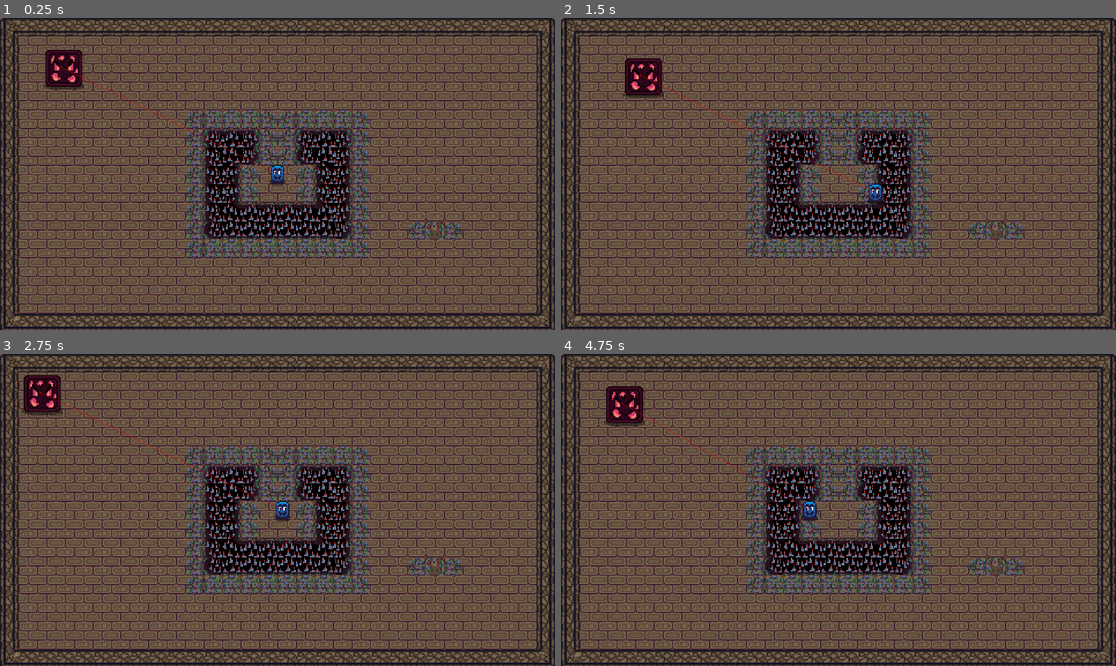
Above: before the commit, frames 1-4 (two rows, left to right).
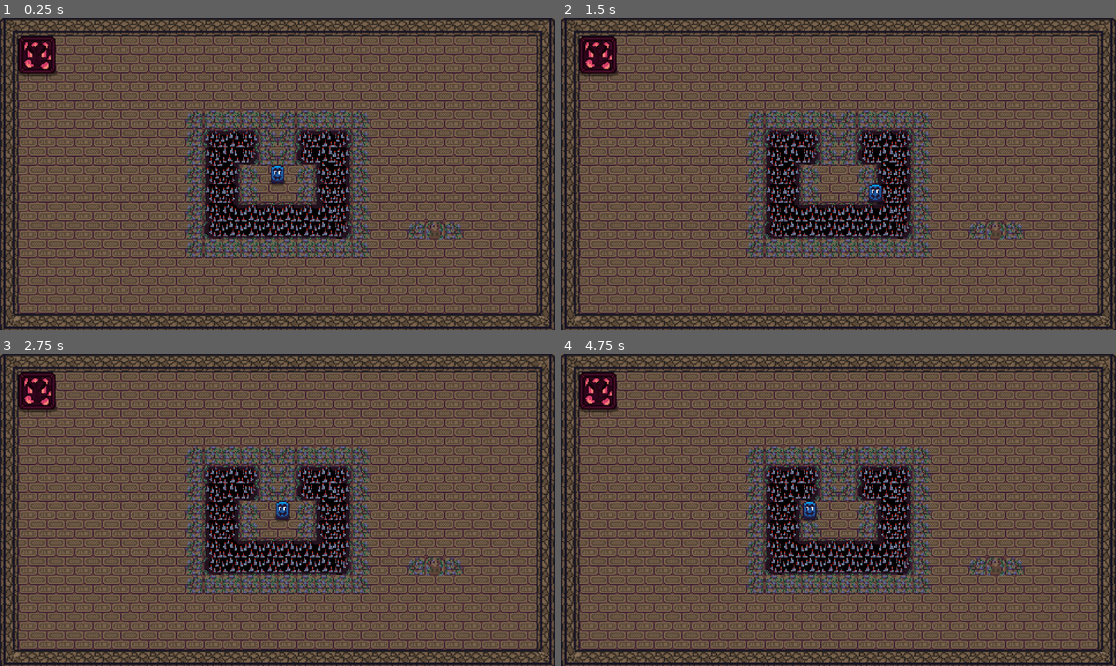
Above: after the commit, the same moments.

Repository: Azriel14/SwitchBot-2--The-Dangers-of-the-Tomb
Game: Godot game, scene res://Scenes/Stages/test.tscn
The game is run twice, just before and just after one commit, with the same random seed, the same clock (stepped at 60 frames per second) and the same inputs.
Inputs:
- Up to frame 1 (0.25 s): no input
- Up to frame 2 (1.5 s): hold Right (ui_right) 0.53-1.28 s; hold Down (ui_down) from 1.28 s (still down)
- Up to frame 3 (2.75 s): tap Enter at 2 s; release Down (ui_down) at 2.03 s; hold Right (ui_right) from 2.03 s (still down)
- Up to frame 4 (4.75 s): release Right (ui_right) at 2.78 s; hold Up (ui_up) 2.78-3.53 s; hold Left (ui_left) from 3.53 s (still down)

The runs differ from the first frame. In frame 1, 1.5% of the frame differs, in the area x 3-51%, y 5-51%; in frame 2, 1.8%, in the area x 3-57%, y 5-57%; in frame 3, 0.8%; in frame 4, 1.6%.

Commit message:
Nearly finished enemy movement

Diff:
--- a/Scenes/Stages/test.tscn
+++ b/Scenes/Stages/test.tscn
@@ -6,11 +6,30 @@
 [ext_resource type="Texture2D" uid="uid://b2v8pwi1bgb0g" path="res://Assets/Sprites/Wall.png" id="4_735j8"]
 [ext_resource type="Script" path="res://Scripts/Stage.gd" id="5_bpgt1"]
 
-[sub_resource type="NavigationPolygon" id="NavigationPolygon_ilaqe"]
-vertices = PackedVector2Array(1846, 1014, 74, 1014, 74, 74, 1846, 74)
+[sub_resource type="NavigationPolygon" id="NavigationPolygon_agmgd"]
+outlines = Array[PackedVector2Array]([PackedVector2Array(64, 64, 1856, 64, 1856, 1024, 64, 1024), PackedVector2Array(888, 504, 824, 504, 824, 648, 1096, 648, 1096, 504, 1028, 504, 1028, 392, 1208, 392, 1208, 760, 712, 760, 712, 392, 888, 392)])
+source_geometry_group_name = &"navigation_polygon_source_group"
+
+[sub_resource type="NavigationPolygon" id="NavigationPolygon_8vrns"]
+vertices = PackedVector2Array(-3, 8, -8, 8, -8, -8, -3, -8)
 polygons = Array[PackedInt32Array]([PackedInt32Array(0, 1, 2, 3)])
-outlines = Array[PackedVector2Array]([PackedVector2Array(64, 64, 64, 1024, 1856, 1024, 1856, 64)])
+outlines = Array[PackedVector2Array]([PackedVector2Array(-8, -8, -2.66667, -8, -2.66667, 8, -8, 8)])
 source_geometry_group_name = &"navigation_polygon_source_group"
+agent_radius = 0.0
+
+[sub_resource type="NavigationPolygon" id="NavigationPolygon_od5s0"]
+vertices = PackedVector2Array(8, 8, -8, 8, -8, -8, 8, -8)
+polygons = Array[PackedInt32Array]([PackedInt32Array(0, 1, 2, 3)])
+outlines = Array[PackedVector2Array]([PackedVector2Array(-8, -8, 8, -8, 8, 8, -8, 8)])
+source_geometry_group_name = &"navigation_polygon_source_group"
+agent_radius = 0.0
+
+[sub_resource type="NavigationPolygon" id="NavigationPolygon_v1yr8"]
+vertices = PackedVector2Array(8, 8, 3, 8, 3, -8, 8, -8)
+polygons = Array[PackedInt32Array]([PackedInt32Array(0, 1, 2, 3)])
+outlines = Array[PackedVector2Array]([PackedVector2Array(2.66667, -8, 8, -8, 8, 8, 2.66667, 8)])
+source_geometry_group_name = &"navigation_polygon_source_group"
+agent_radius = 0.0
 
 [sub_resource type="TileSetAtlasSource" id="TileSetAtlasSource_xpac2"]
 texture = ExtResource("3_fyoe7")
@@ -19,6 +38,7 @@
 1:1/0/physics_layer_0/angular_velocity = 0.0
 1:1/0/physics_layer_1/linear_velocity = Vector2(0, 0)
 1:1/0/physics_layer_1/angular_velocity = 0.0
+1:1/0/navigation_layer_0/polygon = SubResource("NavigationPolygon_od5s0")
 6:1/0 = 0
 6:1/0/terrain_set = 0
 6:1/0/terrain = 0
@@ -26,7 +46,7 @@
 6:1/0/physics_layer_0/angular_velocity = 0.0
 6:1/0/physics_layer_1/linear_velocity = Vector2(0, 0)
 6:1/0/physics_layer_1/angular_velocity = 0.0
-6:1/0/physics_layer_1/polygon_0/points = PackedVector2Array(-7, -7, 7, -6.98438, 7.00781, 7, -6.99219, 7.01563)
+6:1/0/physics_layer_1/polygon_0/points = PackedVector2Array(5.33333, -5.33333, 5.33333, 5.33333, -5.33333, 5.33333, -5.33333, -5.33333)
 6:1/0/terrains_peering_bit/right_side = 0
 6:1/0/terrains_peering_bit/bottom_right_corner = 0
 6:1/0/terrains_peering_bit/bottom_side = 0
@@ -40,7 +60,7 @@
 7:1/0/physics_layer_0/angular_velocity = 0.0
 7:1/0/physics_layer_1/linear_velocity = Vector2(0, 0)
 7:1/0/physics_layer_1/angular_velocity = 0.0
-7:1/0/physics_layer_1/polygon_0/points = PackedVector2Array(-7, -7, 7, -6.98438, 7.00781, 7, -6.99219, 7.01563)
+7:1/0/physics_layer_1/polygon_0/points = PackedVector2Array(-5.33333, -5.33333, 5.33333, -5.33333, 5.33333, 5.33333, -5.33333, 5.33333)
 7:1/0/terrains_peering_bit/bottom_side = 0
 7:1/0/terrains_peering_bit/bottom_left_corner = 0
 7:1/0/terrains_peering_bit/left_side = 0
@@ -52,6 +72,7 @@
 0:2/0/physics_layer_0/angular_velocity = 0.0
 0:2/0/physics_layer_1/linear_velocity = Vector2(0, 0)
 0:2/0/physics_layer_1/angular_velocity = 0.0
+0:2/0/navigation_layer_0/polygon = SubResource("NavigationPolygon_8vrns")
 1:2/0 = 0
 1:2/0/physics_layer_0/linear_velocity = Vector2(0, 0)
 1:2/0/physics_layer_0/angular_velocity = 0.0
@@ -62,11 +83,13 @@
 2:2/0/physics_layer_0/angular_velocity = 0.0
 2:2/0/physics_layer_1/linear_velocity = Vector2(0, 0)
 2:2/0/physics_layer_1/angular_velocity = 0.0
+2:2/0/navigation_layer_0/polygon = SubResource("NavigationPolygon_v1yr8")
 3:2/0 = 0
 3:2/0/physics_layer_0/linear_velocity = Vector2(0, 0)
 3:2/0/physics_layer_0/angular_velocity = 0.0
 3:2/0/physics_layer_1/linear_velocity = Vector2(0, 0)
 3:2/0/physics_layer_1/angular_velocity = 0.0
+3:2/0/navigation_layer_0/polygon = SubResource("NavigationPolygon_od5s0")
 4:2/0 = 0
 4:2/0/terrain_set = 0
 4:2/0/terrain = 0
@@ -74,7 +97,7 @@
 4:2/0/physics_layer_0/angular_velocity = 0.0
 4:2/0/physics_layer_1/linear_velocity = Vector2(0, 0)
 4:2/0/physics_layer_1/angular_velocity = 0.0
-4:2/0/physics_layer_1/polygon_0/points = PackedVector2Array(-7, -7, 7, -6.98438, 7.00781, 7, -6.99219, 7.01563)
+4:2/0/physics_layer_1/polygon_0/points = PackedVector2Array(-5.33333, -5.33333, 5.33333, -5.33333, 5.33333, 5.33333, -5.33333, 5.33333)
 4:2/0/terrains_peering_bit/right_side = 0
 4:2/0/terrains_peering_bit/bottom_right_corner = 0
 4:2/0/terrains_peering_bit/bottom_side = 0
@@ -86,7 +109,7 @@
 5:2/0/physics_layer_0/angular_velocity = 0.0
 5:2/0/physics_layer_1/linear_velocity = Vector2(0, 0)
 5:2/0/physics_layer_1/angular_velocity = 0.0
-5:2/0/physics_layer_1/polygon_0/points = PackedVector2Array(-7, -7, 7, -6.98438, 7.00781, 7, -6.99219, 7.01563)
+5:2/0/physics_layer_1/polygon_0/points = PackedVector2Array(-5.33333, -5.33333, 5.33333, -5.33333, 5.33333, 5.33333, -5.33333, 5.33333)
 5:2/0/terrains_peering_bit/right_side = 0
 5:2/0/terrains_peering_bit/bottom_right_corner = 0
 5:2/0/terrains_peering_bit/bottom_side = 0
@@ -100,7 +123,7 @@
 6:2/0/physics_layer_0/angular_velocity = 0.0
 6:2/0/physics_layer_1/linear_velocity = Vector2(0, 0)
 6:2/0/physics_layer_1/angular_velocity = 0.0
-6:2/0/physics_layer_1/polygon_0/points = PackedVector2Array(-7, -7, 7, -6.98438, 7.00781, 7, -6.99219, 7.01563)
+6:2/0/physics_layer_1/polygon_0/points = PackedVector2Array(-5.33333, -5.33333, 5.33333, -5.33333, 5.33333, 5.33333, -5.33333, 5.33333)
 6:2/0/terrains_peering_bit/right_side = 0
 6:2/0/terrains_peering_bit/bottom_right_corner = 0
 6:2/0/terrains_peering_bit/bottom_side = 0
@@ -116,7 +139,7 @@
 7:2/0/physics_layer_0/angular_velocity = 0.0
 7:2/0/physics_layer_1/linear_velocity = Vector2(0, 0)
 7:2/0/physics_layer_1/angular_velocity = 0.0
-7:2/0/physics_layer_1/polygon_0/points = PackedVector2Array(-7, -7, 7, -6.98438, 7.00781, 7, -6.99219, 7.01563)
+7:2/0/physics_layer_1/polygon_0/points = PackedVector2Array(-5.33333, -5.33333, 5.33333, -5.33333, 5.33333, 5.33333, -5.33333, 5.33333)
 7:2/0/terrains_peering_bit/right_side = 0
 7:2/0/terrains_peering_bit/bottom_right_corner = 0
 7:2/0/terrains_peering_bit/bottom_side = 0
@@ -132,7 +155,7 @@
 8:2/0/physics_layer_0/angular_velocity = 0.0
 8:2/0/physics_layer_1/linear_velocity = Vector2(0, 0)
 8:2/0/physics_layer_1/angular_velocity = 0.0
-8:2/0/physics_layer_1/polygon_0/points = PackedVector2Array(-7, -7, 7, -6.98438, 7.00781, 7, -6.99219, 7.01563)
+8:2/0/physics_layer_1/polygon_0/points = PackedVector2Array(-5.33333, -5.33333, 5.33333, -5.33333, 5.33333, 5.33333, -5.33333, 5.33333)
 8:2/0/terrains_peering_bit/bottom_side = 0
 8:2/0/terrains_peering_bit/bottom_left_corner = 0
 8:2/0/terrains_peering_bit/left_side = 0
@@ -144,7 +167,7 @@
 4:3/0/physics_layer_0/angular_velocity = 0.0
 4:3/0/physics_layer_1/linear_velocity = Vector2(0, 0)
 4:3/0/physics_layer_1/angular_velocity = 0.0
-4:3/0/physics_layer_1/polygon_0/points = PackedVector2Array(-7, -7, 7, -6.98438, 7.00781, 7, -6.99219, 7.01563)
+4:3/0/physics_layer_1/polygon_0/points = PackedVector2Array(-5.33333, -5.33333, 5.33333, -5.33333, 5.33333, 5.33333, -5.33333, 5.33333)
 4:3/0/terrains_peering_bit/right_side = 0
 4:3/0/terrains_peering_bit/top_side = 0
 4:3/0/terrains_peering_bit/top_right_corner = 0
@@ -156,7 +179,7 @@
 5:3/0/physics_layer_0/angular_velocity = 0.0
 5:3/0/physics_layer_1/linear_velocity = Vector2(0, 0)
 5:3/0/physics_layer_1/angular_velocity = 0.0
-5:3/0/physics_layer_1/polygon_0/points = PackedVector2Array(-7, -7, 7, -6.98438, 7.00781, 7, -6.99219, 7.01563)
+5:3/0/physics_layer_1/polygon_0/points = PackedVector2Array(-5.33333, -5.33333, 5.33333, -5.33333, 5.33333, 5.33333, -5.33333, 5.33333)
 5:3/0/terrains_peering_bit/right_side = 0
 5:3/0/terrains_peering_bit/left_side = 0
 5:3/0/terrains_peering_bit/top_left_corner = 0
@@ -170,7 +193,7 @@
 6:3/0/physics_layer_0/angular_velocity = 0.0
 6:3/0/physics_layer_1/linear_velocity = Vector2(0, 0)
 6:3/0/physics_layer_1/angular_velocity = 0.0
-6:3/0/physics_layer_1/polygon_0/points = PackedVector2Array(-7, -7, 7, -6.98438, 7.00781, 7, -6.99219, 7.01563)
+6:3/0/physics_layer_1/polygon_0/points = PackedVector2Array(-5.33333, -5.33333, 5.33333, -5.33333, 5.33333, 5.33333, -5.33333, 5.33333)
 6:3/0/terrains_peering_bit/right_side = 0
 6:3/0/terrains_peering_bit/bottom_right_corner = 0
 6:3/0/terrains_peering_bit/bottom_side = 0
@@ -186,7 +209,7 @@
 7:3/0/physics_layer_0/angular_velocity = 0.0
 7:3/0/physics_layer_1/linear_velocity = Vector2(0, 0)
 7:3/0/physics_layer_1/angular_velocity = 0.0
-7:3/0/physics_layer_1/polygon_0/points = PackedVector2Array(-7, -7, 7, -6.98438, 7.00781, 7, -6.99219, 7.01563)
+7:3/0/physics_layer_1/polygon_0/points = PackedVector2Array(-5.33333, -5.33333, 5.33333, -5.33333, 5.33333, 5.33333, -5.33333, 5.33333)
 7:3/0/terrains_peering_bit/right_side = 0
 7:3/0/terrains_peering_bit/bottom_side = 0
 7:3/0/terrains_peering_bit/bottom_left_corner = 0
@@ -202,7 +225,7 @@
 8:3/0/physics_layer_0/angular_velocity = 0.0
 8:3/0/physics_layer_1/linear_velocity = Vector2(0, 0)
 8:3/0/physics_layer_1/angular_velocity = 0.0
-8:3/0/physics_layer_1/polygon_0/points = PackedVector2Array(-7, -7, 7, -6.98438, 7.00781, 7, -6.99219, 7.01563)
+8:3/0/physics_layer_1/polygon_0/points = PackedVector2Array(-5.33333, -5.33333, 5.33333, -5.33333, 5.33333, 5.33333, -5.33333, 5.33333)
 8:3/0/terrains_peering_bit/left_side = 0
 8:3/0/terrains_peering_bit/top_left_corner = 0
 8:3/0/terrains_peering_bit/top_side = 0
@@ -495,6 +518,7 @@
 terrain_set_0/terrain_0/color = Color(1, 0, 0, 1)
 terrain_set_0/terrain_1/name = "Walls"
 terrain_set_0/terrain_1/color = Color(1, 1, 1, 1)
+navigation_layer_0/layers = 1
 custom_data_layer_0/name = "isSpike"
 custom_data_layer_0/type = 1
 sources/0 = SubResource("TileSetAtlasSource_xpac2")
@@ -503,8 +527,8 @@
 [node name="Test" type="Node2D"]
 
 [node name="NavigationRegion2D" type="NavigationRegion2D" parent="."]
-visible = false
-navigation_polygon = SubResource("NavigationPolygon_ilaqe")
+navigation_polygon = SubResource("NavigationPolygon_agmgd")
+navigation_layers = 0
 
 [node name="Player" parent="." instance=ExtResource("2_dynwg")]
 position = Vector2(960, 540)
--- a/Scripts/Enemy.gd
+++ b/Scripts/Enemy.gd
@@ -1,26 +1,58 @@
 extends CharacterBody2D
 
 var speed = 800
-var accel = 7
+var detectionRange = 500
+var threshold_velocity = 100
+var time_below_threshold = 0
+var time_threshold = 1
+var move_direction = Vector2()
 
-@onready var nav: NavigationAgent2D = $NavigationAgent
+@onready var navigation: NavigationAgent2D = $NavigationAgent
+@onready var player = $"../Player"
 
 enum State {idle, moving}
 var state = State.idle
 
 func _physics_process(delta):
+# Navigation
 	var direction = Vector2()
+	var distance_to_player = global_position.distance_to(player.position)
 
-	nav.target_position = $"../Player".position
+	if distance_to_player <= detectionRange:
+		navigation.target_position = player.position
+		direction = navigation.get_next_path_position() - global_position
+		direction = direction.normalized()
 
-	direction = nav.get_next_path_position() - global_position
-	direction = direction.normalized()
+# Movement
+		if abs(direction.x) > abs(direction.y):
+			move_direction = Vector2(direction.x, 0)
+		else:
+			move_direction = Vector2(0, direction.y)
 
-	velocity = velocity. lerp(direction * speed , accel * delta)
+		if state == State.idle:
+			time_below_threshold += delta
+			if time_below_threshold >= time_threshold:
+				state = State.moving
+				time_below_threshold = 0
+
+		if state == State.moving:
+			if velocity.length() < threshold_velocity:
+				velocity = move_direction * speed
+		else:
+			velocity = Vector2.ZERO
+
+	else:
+		if state == State.moving:
+			if velocity.length() < threshold_velocity:
+				velocity = move_direction * speed
+		else:
+			velocity = Vector2.ZERO
+			state = State.idle
+			time_below_threshold = 0
 
 	move_and_slide()
 
+# No no, don't touch me there
 func _on_area_2d_body_entered(body):
-# No no, don't touch me there
 	if body.is_in_group("Player"):
 		body._death()
--- a/Scripts/Player.gd
+++ b/Scripts/Player.gd
@@ -5,7 +5,6 @@
 const friction := 2000 # Slowing down
 
 var screenSize: Vector2
-
 var facing := "downR"
 
 func _physics_process(delta):
Not shown: 1 places in Scenes/Stages/test.tscn that only renumber resources
